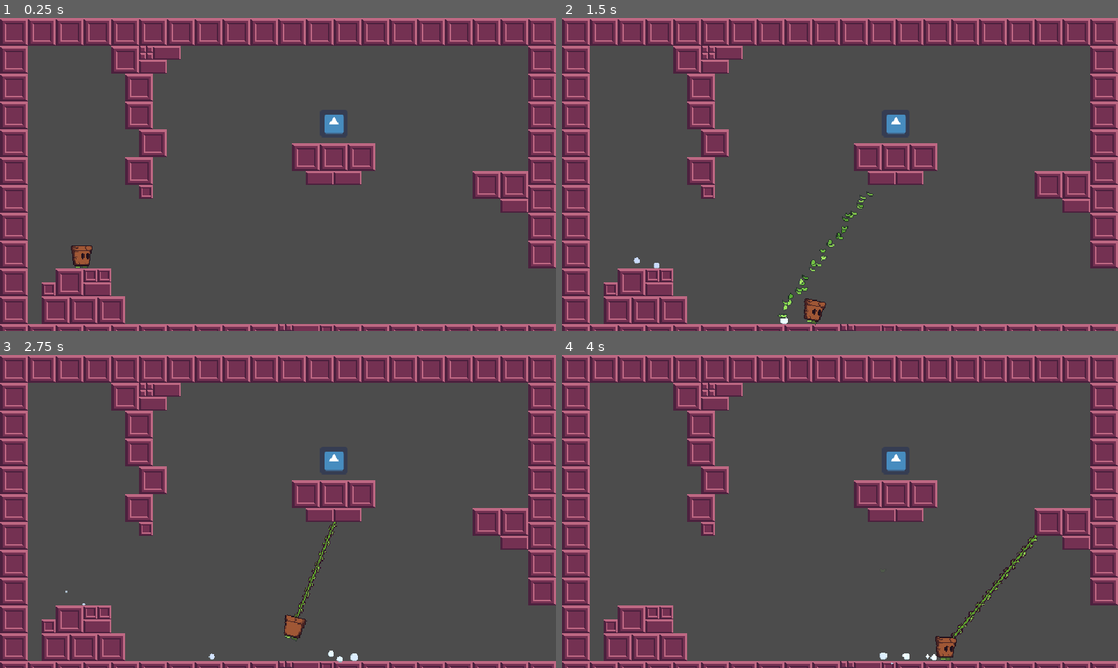
Above: before the commit, frames 1-4 (two rows, left to right).
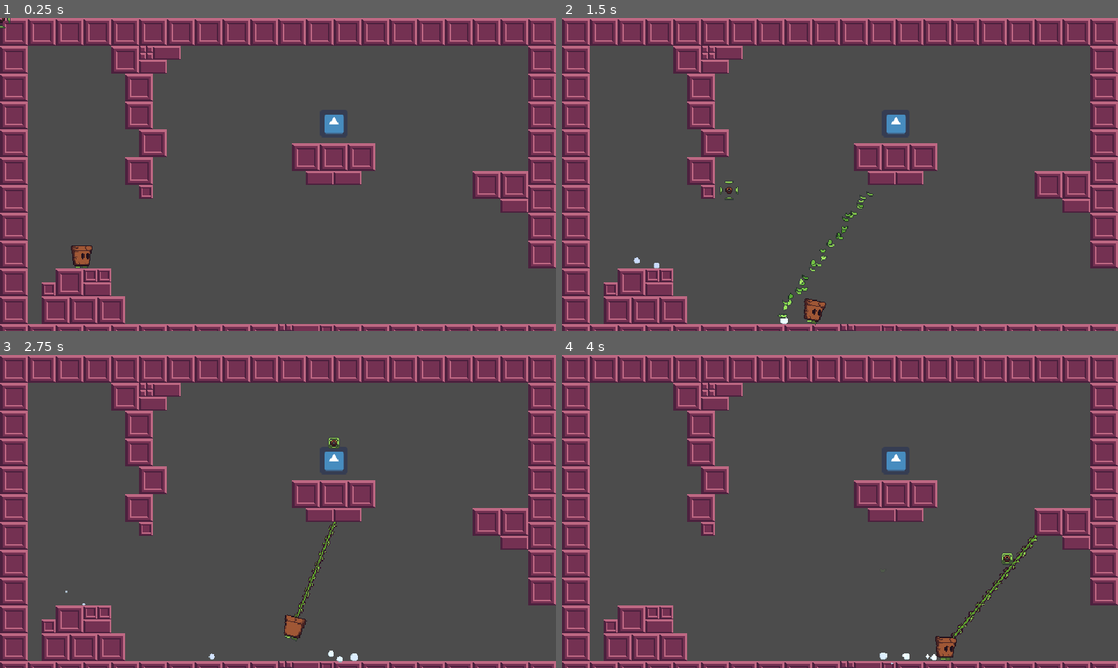
Above: after the commit, the same moments.

Repository: Sciman101/SecretSanta2020
Game: Godot game, scene res://scenes/Level.tscn
Two runs of this game, one before a commit and one after it. Both use one fixed random seed, a clock stepped at 60 frames per second and the inputs below. The engine's default icon, where the game draws it, is replaced by a stand-in: a white triangle on a blue panel in a dark square.
Inputs (mouse positions are in pixels of both pictures, inside the frame that each line leads up to):
- Up to frame 1 (0.25 s): no input
- Up to frame 2 (1.5 s): tap Enter at 0.5 s; move the mouse to (962, 158) at 0.52 s; hold D (right) from 0.53 s (still down); click (962, 158) at 0.6 s; tap W (jump) at 0.77 s; move the mouse to (728, 190) at 1.27 s; click (728, 190) at 1.35 s
- Up to frame 3 (2.75 s): tap W (jump) at 1.52 s; move the mouse to (333, 442) at 2.02 s; release D (right) at 2.03 s; hold A (left) from 2.03 s (still down); hold S (retract) from 2.03 s (still down); click (333, 442) at 2.3 s
- Up to frame 4 (4 s): move the mouse to (812, 574) at 2.77 s; release A (left) at 2.78 s; release S (retract) at 2.78 s; hold D (right) from 2.78 s (still down); tap 1 at 2.85 s; tap W (jump) at 3.02, 3.77 s; click (812, 574) at 3.05 s; move the mouse to (1006, 558) at 3.52 s; click (1006, 558) at 3.6 s

The runs differ from the first frame. In frame 1, less than 0.1% of the frame differs, in the area x 0-2%, y 0-4%; in frame 2, less than 0.1%; in frame 3, less than 0.1%; in frame 4, less than 0.1%, in the area x 79-82%, y 63-68%.

Commit message:
Added a cursor

Diff:
--- a/project.godot
+++ b/project.godot
@@ -31,6 +31,8 @@
 window/size/resizable=false
 window/size/test_width=1280
 window/size/test_height=720
+mouse_cursor/custom_image="res://textures/Cursor.png"
+mouse_cursor/custom_image_hotspot=Vector2( 12, 12 )
 window/stretch/mode="viewport"
 window/stretch/aspect="keep"
 
--- a/scenes/Level.tscn
+++ b/scenes/Level.tscn
@@ -1,10 +1,11 @@
-[gd_scene load_steps=6 format=2]
+[gd_scene load_steps=7 format=2]
 
 [ext_resource path="res://scenes/Tiles.tres" type="TileSet" id=1]
 [ext_resource path="res://scenes/partial/Player.tscn" type="PackedScene" id=2]
 [ext_resource path="res://scenes/partial/LevelCamera.tscn" type="PackedScene" id=3]
 [ext_resource path="res://scenes/partial/LevelZone.tscn" type="PackedScene" id=4]
 [ext_resource path="res://scenes/partial/Collectible.tscn" type="PackedScene" id=5]
+[ext_resource path="res://scenes/partial/Cursor.tscn" type="PackedScene" id=6]
 
 [node name="Level" type="Node2D"]
 
@@ -67,6 +68,8 @@
 [node name="Player" parent="." instance=ExtResource( 2 )]
 position = Vector2( 93.9002, 267.187 )
 
+[node name="Cursor" parent="." instance=ExtResource( 6 )]
+
 [editable path="Zones/LevelZone1"]
 
 [editable path="Zones/LevelZone2"]
--- /dev/null
+++ b/scenes/partial/Cursor.tscn
@@ -0,0 +1,9 @@
+[gd_scene load_steps=3 format=2]
+
+[ext_resource path="res://textures/Cursor.png" type="Texture" id=1]
+[ext_resource path="res://scripts/Cursor.gd" type="Script" id=2]
+
+[node name="Cursor" type="Sprite"]
+texture = ExtResource( 1 )
+hframes = 4
+script = ExtResource( 2 )
--- /dev/null
+++ b/scripts/Cursor.gd
@@ -0,0 +1,8 @@
+extends Sprite
+
+func _ready():
+	Input.set_mouse_mode(Input.MOUSE_MODE_HIDDEN)
+	Game.cursor = self
+
+func _process(delta):
+	global_position = get_global_mouse_position()
--- a/scripts/Game.gd
+++ b/scripts/Game.gd
@@ -1,10 +1,22 @@
 extends Node
 
+const CURSOR_NORMAL := 0
+const CURSOR_DARK := 1
+const CURSOR_LOCKED := 2
+const CURSOR_DISABLED := 3
+
 var game_camera # Reference to the level camera
+var cursor
 
 func _ready():
 	# Used so other nodes have reference to the camera
 	game_camera = get_tree().get_nodes_in_group("Camera")[0]
+
+func set_cursor(frame:int) -> void:
+	if cursor:
+		cursor.frame = frame
+	else:
+		print('Attempting to set cursor frame with no cursor!')
 
 # Key shortcuts
 func _input(event):
--- a/scripts/Player.gd
+++ b/scripts/Player.gd
@@ -128,8 +128,8 @@
 	grounded = is_on_floor()
 
 	# Throw
-	if Input.is_action_just_pressed("grapple"):
-		if rope.extended and not stunned:
+	if Input.is_action_just_pressed("grapple") and not stunned:
+		if rope.extended:
 			# Detach rope
 			rope.detach_grapple()
 		elif not grapple.thrown:
@@ -210,7 +210,10 @@
 	if grounded and not was_grounded:
 		edge_buffer = edge_buffer_time
 		air_jumps = 0
-		stunned = false
+		# Clear stun
+		if stunned:
+			stunned = false
+			Game.set_cursor(Game.CURSOR_NORMAL)
 		if not sfx_step.is_playing():
 			sfx_step.play()
 
--- a/scripts/Rope.gd
+++ b/scripts/Rope.gd
@@ -110,6 +110,7 @@
 				player.hitstun = 0.1
 				Game.game_camera.add_screenshake(8,0.1)
 				sfx_snip.play()
+				Game.set_cursor(Game.CURSOR_DISABLED)
 				return
 
 			# Get the point and add it to the list
@@ -206,6 +207,8 @@
 	rope.add_point(point)
 	rope.add_point(player.global_position)
 
+	Game.set_cursor(Game.CURSOR_LOCKED)
+
 
 # Try and retract the rope
 func try_retract(amt:float) -> void:
@@ -230,6 +233,8 @@
 
 	# Amplify player motion slightly
 	player.motion *= player_motion_multiplier
+
+	Game.set_cursor(Game.CURSOR_NORMAL)
 
 
 # Create a line of leaf particles
Binary file added: textures/Cursor.png
Not shown, added: textures/Cursor.png.import
